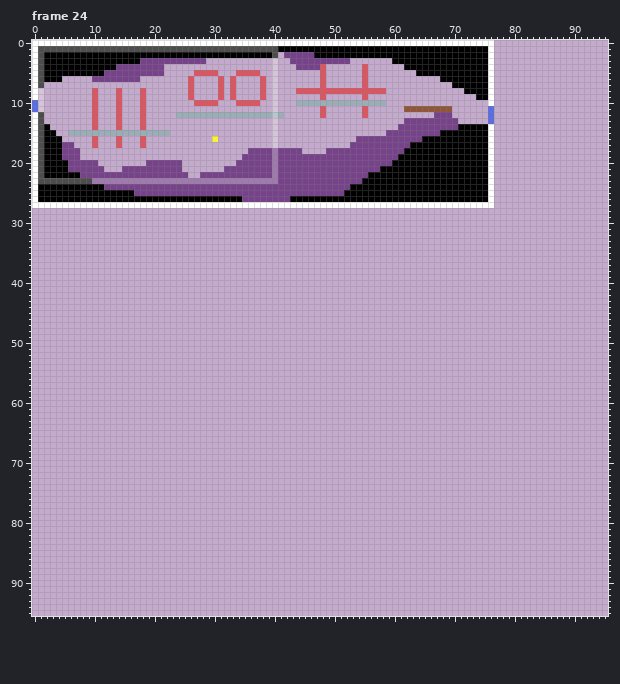
A pixel-art file gets an edit: graphics/source/levels.aseprite. The first picture shows the starting point.
96x96 pixels, 47 frames. Shown: frame 24. The commit also changed other frames, which this record leaves out.
Once edited:
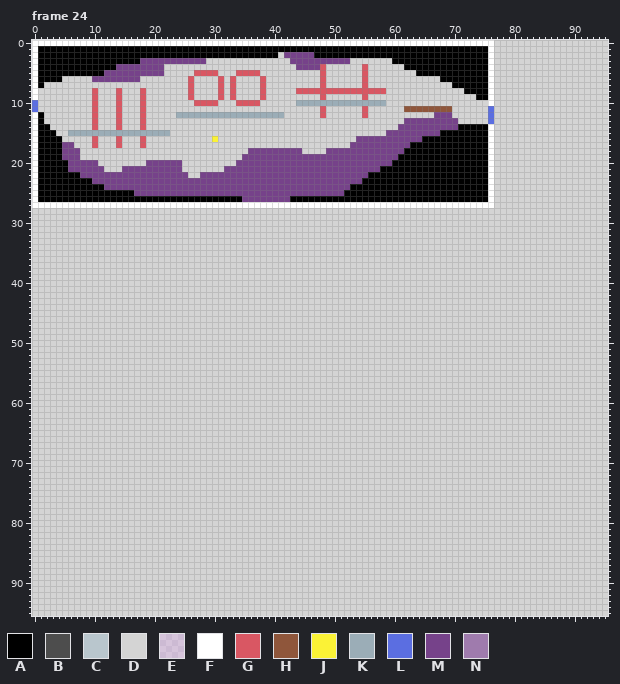
Palette (. is transparent): A #000000  B #4d4d4d  C #b9c6cd  D #d4d4d4  E #ffffff4d  F #ffffff  G #d95763  H #8f563b  J #fbf236  K #9badb7  L #5b6ee1  M #76428a  N #9f7bad
From old to new:
layer "Back" added
layer "Level 0" added
layer "Screen" now hidden
layer "Level" removed
Frame 24:
The author changed colour B to colour A in row 1 at x 1 to 40; in row 2 at x 1 and 40; in rows 3 to 7 at x 1; in rows 12 to 22 at x 1; in row 23 at x 1 to 9.
Colour D now appears in rows 0 to 1 at x 77 to 95; in row 2 at x 41 and 77 to 95; in row 3 at x 29 to 39, 41 to 42, 53 to 59 and 77 to 95; in row 4 at x 22 to 39, 41 to 43, 49 to 54, 56 to 61 and 77 to 95; in row 5 at x 22 to 26, 31 to 33, 38 to 39, 41 to 47, 49 to 54, 56 to 63 and 77 to 95; in row 6 at x 5 to 9, 18 to 25, 27 to 30, 32, 34 to 37, 39, 41 to 47, 49 to 54, 56 to 67 and 77 to 95.
Colour D now appears in row 7 at x 2 to 25, 27 to 30, 32, 34 to 37, 39, 41 to 47, 49 to 54, 56 to 69 and 77 to 95; in row 8 at x 2 to 9, 11 to 13, 15 to 17, 19 to 25, 27 to 30, 32, 34 to 37, 39, 41 to 43, 59 to 71 and 77 to 95; in row 9 at x 2 to 9, 11 to 13, 15 to 17, 19 to 25, 27 to 30, 32, 34 to 37, 39, 41 to 47, 49 to 54, 56 to 73 and 77 to 95; in row 10 at x 2 to 9, 11 to 13, 15 to 17, 19 to 26, 31 to 33, 38 to 39, 41 to 43, 59 to 75 and 77 to 95; in row 11 at x 2 to 9, 11 to 13, 15 to 17, 19 to 39, 41 to 47, 49 to 54, 56 to 61, 70 to 75 and 77 to 95; in row 12 at x 2 to 9, 11 to 13, 15 to 17, 19 to 23, 42 to 47, 49 to 54, 56 to 66, 70 to 75 and 77 to 95.
Colour D now appears in row 13 at x 2 to 9, 11 to 13, 15 to 17, 19 to 39, 41 to 61, 71 to 75 and 77 to 95; in row 14 at x 3 to 9, 11 to 13, 15 to 17, 19 to 39, 41 to 60 and 77 to 95; in row 15 at x 4 to 5, 23 to 39, 41 to 58 and 77 to 95; in row 16 at x 5 to 9, 11 to 13, 15 to 17, 19 to 29, 31 to 39, 41 to 53 and 77 to 95; in row 17 at x 7 to 9, 11 to 13, 15 to 17, 19 to 39, 41 to 52 and 77 to 95; in row 18 at x 8 to 35, 45 to 48 and 77 to 95.
Colour D now appears in row 19 at x 8 to 34 and 77 to 95; in row 20 at x 11 to 18, 25 to 33 and 77 to 95; in row 21 at x 12 to 14, 25 to 31 and 77 to 95; in row 22 at x 26 to 27 and 77 to 95; in rows 23 to 27 at x 77 to 95; in rows 28 to 95 at x 0 to 95.
The author changed colour E to colour D in rows 3 to 7 at x 40; in rows 8 to 11 at x 1 and 40; in rows 13 to 17 at x 40.
The author changed colour C to colour K in row 12 at x 40.
The author changed colour N to colour M in rows 18 to 22 at x 40; in row 23 at x 10 to 40.
Boxes around the changes in both pictures, in picture pixels (x1, y1, x2, y2):
changed: (32, 40, 608, 616)
